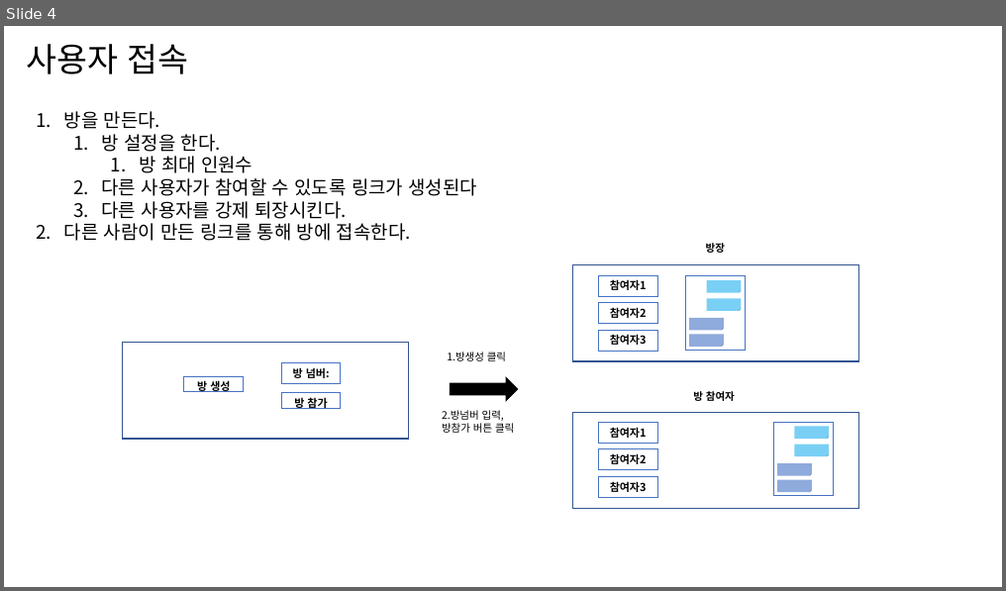
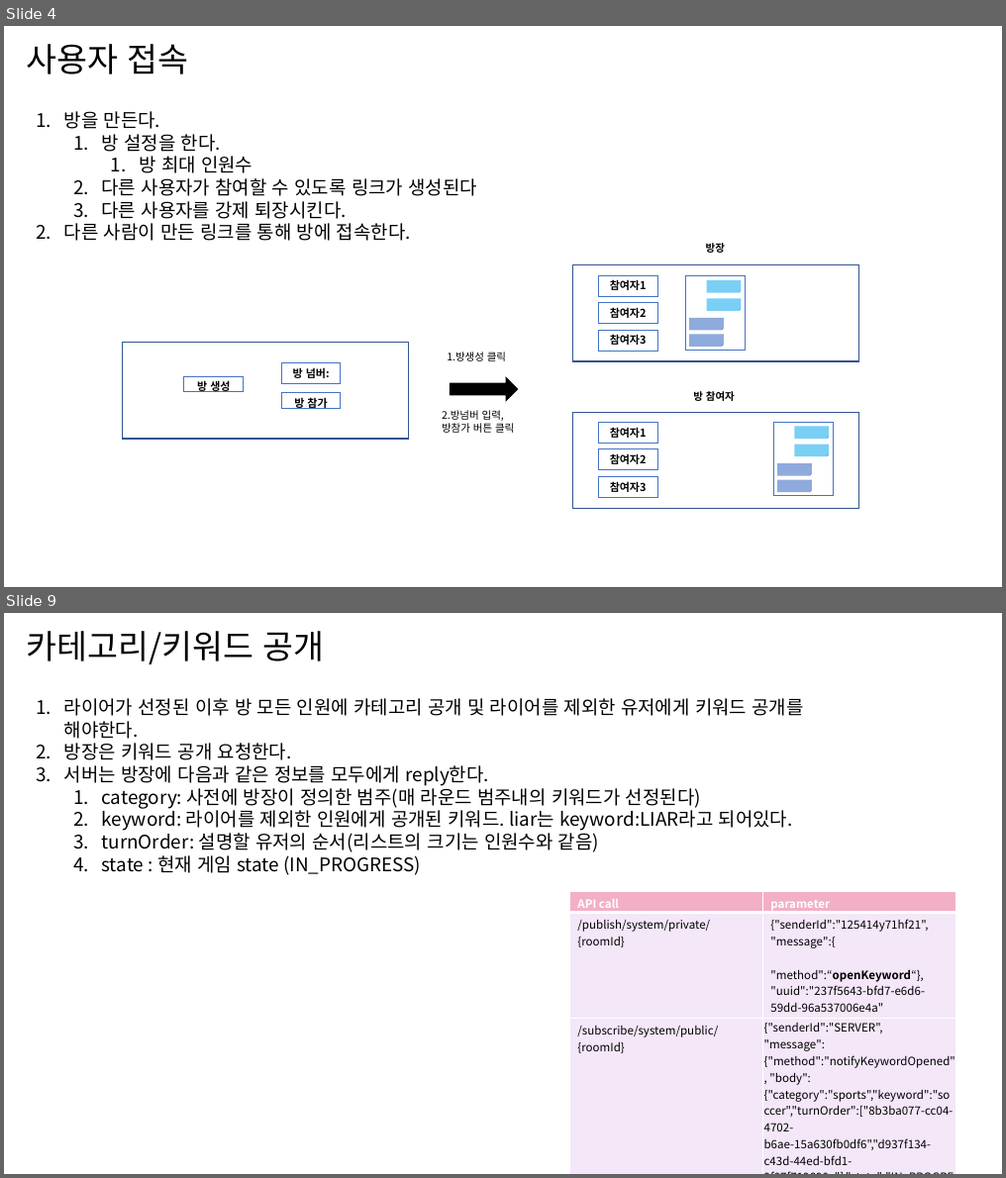
Before and after one commit to LiarGameDevelop/LiarGameServer, a slide deck: doc/document.pptx. Shown one above the other, each under a label of ours: slide 4 before the commit, slides 4 and 9 after it; the slides between them are not shown. The pictures are 1006x591 and 1006x1178 pixels, drawn with LibreOffice and Linux fonts; fonts in the diff are those of the drawing. Boxes give left, top, right and bottom in pixels: in the first picture for what was removed or moved away, otherwise in the second. Text is boxed around its words. In the diff, an @@ line names an element or a change of style, - is before the commit and + after.

Commit message:
[ADD] OPEN_LIAR/LIAR_ANSWER /PUBLISH_SCORE state service && controller code implementation

```diff
--- a/doc/document.pptx
+++ b/doc/document.pptx
@@ slide 9 added at (x1=4, y1=613, x2=1002, y2=1174), background #FFFFFF @@
@@ title added at (x1=27, y1=631, x2=325, y2=664), 32 pt, text #000000 @@
+카테고리/키워드 공개
@@ text added at (x1=64, y1=698, x2=803, y2=875), 18 pt, text #000000 @@
+1. 라이어가 선정된 이후 방 모든 인원에 카테고리 공개 및 라이어를 제외한 유저에게 키워드 공개를 해야한다.
+2. 방장은 키워드 공개 요청한다.
+3. 서버는 방장에 다음과 같은 정보를 모두에게 reply한다.
+  1. category: 사전에 방장이 정의한 범주(매 라운드 범주내의 키워드가 선정된다)
+  2. keyword: 라이어를 제외한 인원에게 공개된 키워드. liar는 keyword:LIAR라고 되어있다.
+  3. turnOrder: 설명할 유저의 순서(리스트의 크기는 인원수와 같음)
+  4. state : 현재 게임 state (IN_PROGRESS)
@@ table added at (x1=570, y1=891, x2=956, y2=1169), 3 rows, 2 columns @@
+API call | parameter
+/publish/system/private/{roomId} | {"senderId":"125414y71hf21", / "message":{ / "method":“openKeyword“}, "uuid":"237f5643-bfd7-e6d6-59dd-96a537006e4a" / }
+/subscribe/system/public/{roomId} | {"senderId":"SERVER", / "message":{"method":"notifyKeywordOpened", "body":{"category":"sports","keyword":"soccer","turnOrder":["8b3ba077-cc04-4702-b6ae-15a630fb0df6","d937f134-c43d-44ed-bfd1-9f07f719690c"],"state":"IN_PROGRESS"}},"uuid":"237f5643-bfd7-e6d6-59dd-96a537006e4a"}
```
Also in this commit, not shown: 5 slides changed, 7 other slides added, 2 slides removed, 13 other files.
